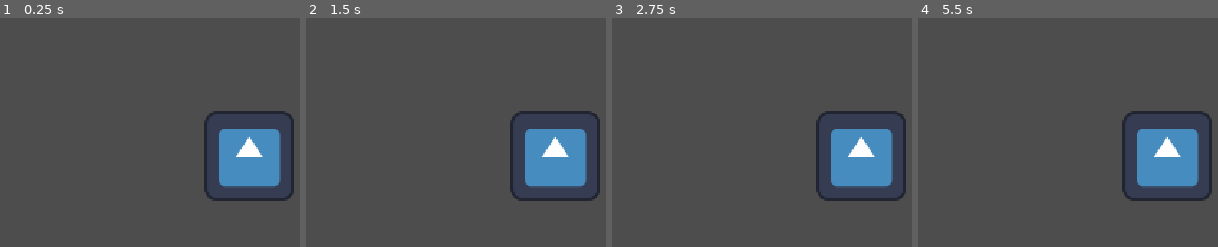
Above: before the commit, frames 1-4 (left to right).
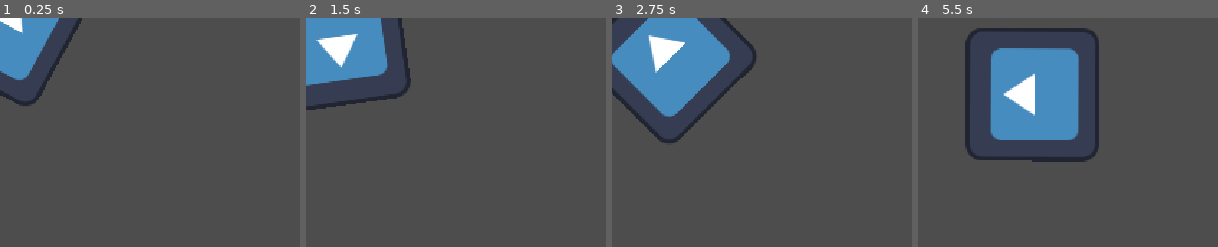
Above: after the commit, the same moments.

Repository: rizkiep/learn-godot
Game: Godot game, scene res://Scenes/main.tscn
Two runs of this game, one before a commit and one after it. Both use one fixed random seed, a clock stepped at 60 frames per second and the inputs below. The engine's default icon, where the game draws it, is replaced by a stand-in: a white triangle on a blue panel in a dark square.
Inputs:
- Up to frame 1 (0.25 s): no input
- Up to frame 2 (1.5 s): no input
- Up to frame 3 (2.75 s): no input
- Up to frame 4 (5.5 s): no input

The runs differ from the first frame. In frame 1, 12% of the frame differs, in the area x 0-98%, y 0-80%; in frame 2, 15%; in frame 3, 19%; in frame 4, 22%, in the area x 15-98%, y 4-80%.

Commit message:
learn Scene & Node Deep Dive

Diff:
--- a/Scenes/main.tscn
+++ b/Scenes/main.tscn
@@ -1,11 +1,7 @@
 [gd_scene format=3 uid="uid://0r4gvqsvxgla"]
 
-[ext_resource type="Texture2D" uid="uid://d2vys4ffq4x6y" path="res://icon.svg" id="1_jjgbg"]
-[ext_resource type="Script" uid="uid://c3crjdvqn434j" path="res://Scripts/sprite_2d.gd" id="2_bo1nx"]
+[ext_resource type="PackedScene" uid="uid://oxbubtg5v7kc" path="res://Scenes/player.tscn" id="1_jjgbg"]
 
 [node name="Main" type="Node2D" unique_id=2089774887]
 
-[node name="Sprite2D" type="Sprite2D" parent="." unique_id=1506267394]
-position = Vector2(359, 199)
-texture = ExtResource("1_jjgbg")
-script = ExtResource("2_bo1nx")
+[node name="player" parent="." unique_id=1372515432 instance=ExtResource("1_jjgbg")]
--- /dev/null
+++ b/Scenes/player.tscn
@@ -0,0 +1,17 @@
+[gd_scene format=3 uid="uid://oxbubtg5v7kc"]
+
+[ext_resource type="Script" uid="uid://h4mspip7nia8" path="res://Scripts/player.gd" id="1_cvnsp"]
+[ext_resource type="Texture2D" uid="uid://d2vys4ffq4x6y" path="res://icon.svg" id="2_6t5aa"]
+
+[sub_resource type="RectangleShape2D" id="RectangleShape2D_6acet"]
+size = Vector2(121, 118)
+
+[node name="player" type="Area2D" unique_id=1372515432]
+script = ExtResource("1_cvnsp")
+
+[node name="Sprite2D" type="Sprite2D" parent="." unique_id=1275546192]
+texture = ExtResource("2_6t5aa")
+
+[node name="CollisionShape2D" type="CollisionShape2D" parent="." unique_id=143944184]
+position = Vector2(0.5, 1)
+shape = SubResource("RectangleShape2D_6acet")
--- /dev/null
+++ b/Scripts/player.gd
@@ -0,0 +1,11 @@
+extends Area2D
+
+
+# Called when the node enters the scene tree for the first time.
+func _ready() -> void:
+	scale=Vector2(1.5,1.5)
+
+
+func _process(delta: float) -> void:
+	rotate(2*delta)
+	position+=Vector2(30,20)*delta
Not shown, added: Scripts/player.gd.uid
